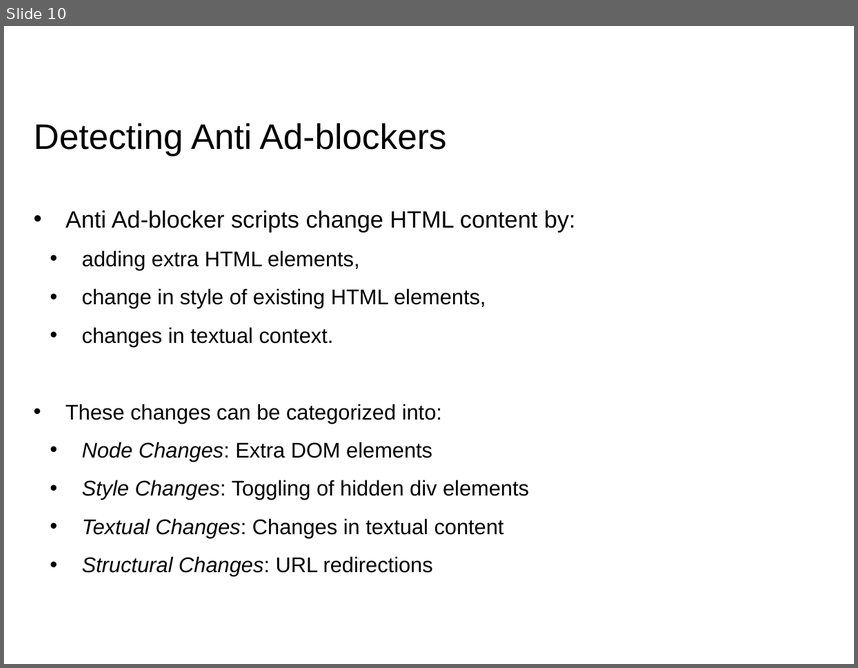
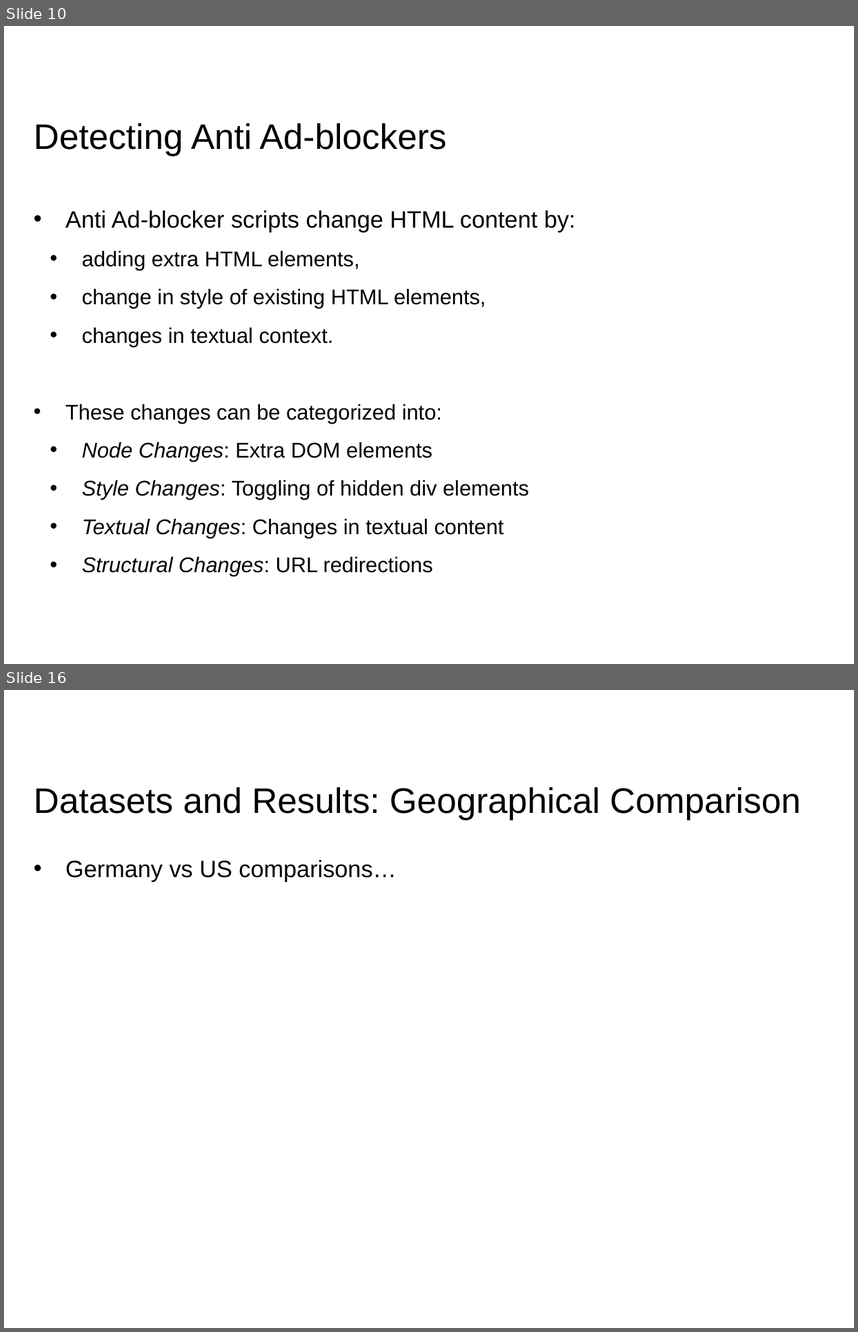
Before and after one commit to RohitPanda/seminar-blocking-adblockers, a slide deck: ppt/Seminar - Rohit & Rohit.pptx. Shown one above the other, each under a label of ours: slide 10 before the commit, slides 10 and 16 after it; the slides between them are not shown. The pictures are 858x668 and 858x1332 pixels, drawn with LibreOffice and Linux fonts; fonts in the diff are those of the drawing; background and template pictures are left out. Boxes give left, top, right and bottom in pixels: in the first picture for what was removed or moved away, otherwise in the second. Text is boxed around its words. In the diff, an @@ line names an element or a change of style, - is before the commit and + after.

```diff
--- a/ppt/Seminar - Rohit & Rohit.pptx
+++ b/ppt/Seminar - Rohit & Rohit.pptx
@@ slide 16 added at [4, 690, 854, 1328], background #FFFFFF @@
@@ title added at [34, 787, 801, 820], 30 pt, text #000000 @@
+Datasets and Results: Geographical Comparison
@@ text added at [65, 860, 396, 882], 20 pt, text #000000 @@
+• Germany vs US comparisons…
```
Also in this commit, not shown: 6 slides changed, 15 other slides added, 3 other files.
